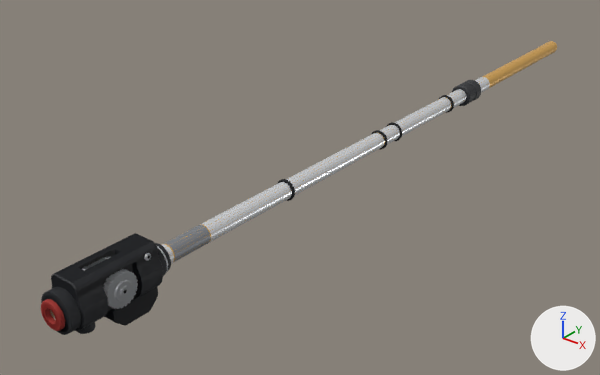
The glTF model assets/models/replicaParts/inside/aeg.glb, before and after one commit.
Rendered twice from a 50 mm camera at (0.23, -0.142, 0.219) aimed at (-0.03, 0.182, 0.018). The axes (+X, +Y, +Z) are drawn at lower right. The lights are the same throughout. The picture after the commit comes second. Vertices at exactly the same position are counted once.

The scene before the commit, as lines of its bpy script (objects in view):
```python
mat_chamber = principled_material('Chamber')
mat_chamber.base_color = (0.0232, 0.0252, 0.0296)  # dark grey #2a2c30
mat_chamber.roughness = 0.62
me_barrel_long_inside = bpy.data.meshes.new('barrel_long_Inside')
me_barrel_long_inside.from_pydata(...)  # 2522 vertices, 4980 faces; spans x -0.01..0.01, y -0.34..0.104, z -0.017..0.013
# faces by material slot: [600, 384, 2044, 1336, 92, 524]
me_barrel_long_inside.materials.append(mat_brass)  # orange #e6b25a
me_barrel_long_inside.materials.append(mat_rubber)  # black #1a1c1f
me_barrel_long_inside.materials.append(mat_chamber)  # dark grey #2a2c30
me_barrel_long_inside.materials.append(mat_steel)  # white #e2e5e8
me_barrel_long_inside.materials.append(mat_bore)  # black #070708
me_barrel_long_inside.materials.append(mat_bucking)  # red #a8322c
me_barrel_tightbore_inside = bpy.data.meshes.new('barrel_tightBore_Inside')
me_barrel_tightbore_inside.from_pydata(...)  # 4458 vertices, 8948 faces; spans x -0.01..0.01, y -0.34..-0.003, z -0.017..0.013
# faces by material slot: [4140, 104, 1008, 3080, 92, 524]
me_barrel_tightbore_inside.materials.append(mat_steel)  # white #e2e5e8
me_barrel_tightbore_inside.materials.append(mat_etch)  # grey #8a8e94
me_barrel_tightbore_inside.materials.append(mat_rubber)  # black #1a1c1f
me_barrel_tightbore_inside.materials.append(mat_chamber)  # dark grey #2a2c30
me_barrel_tightbore_inside.materials.append(mat_bore)  # black #070708
me_barrel_tightbore_inside.materials.append(mat_bucking)  # red #a8322c
ob_barrel_long_inside = bpy.data.objects.new('barrel_long_Inside', me_barrel_long_inside)
ob_barrel_long_inside.location = (0.0, 0.339, 0.044)
ob_barrel_tightbore_inside = bpy.data.objects.new('barrel_tightBore_Inside', me_barrel_tightbore_inside)
ob_barrel_tightbore_inside.location = (0.0, 0.339, 0.044)
```
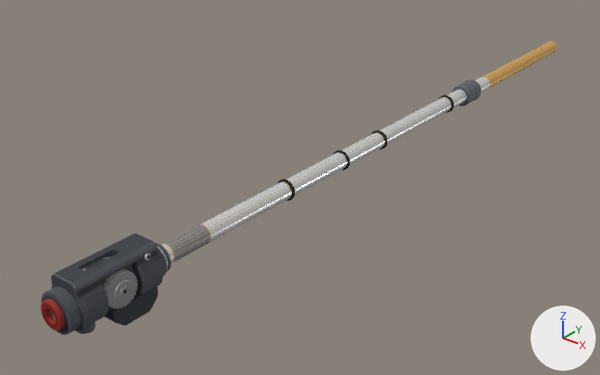
The change, as a list of edits to the scene's bpy script:
```text
Change mat_chamber:
    mat_chamber.base_color: (0.0232, 0.0252, 0.0296) -> (0.107, 0.117, 0.138)  # dark grey #2a2c30 -> dark grey #5c6068
Change me_barrel_long_inside:
    used by ob_barrel_long_inside; location = (0.0, 0.339, 0.044)
    remove me_barrel_long_inside.from_pydata(...)  # 2522 vertices, 4980 faces; spans x -0.01..0.01, y -0.34..0.104, z -0.017..0.013
    add me_barrel_long_inside.from_pydata(...)  # 2492 vertices, 4920 faces; spans x -0.01..0.01, y -0.34..0.104, z -0.017..0.013
    me_barrel_long_inside part 1: the loose piece of 96 vertices spanning x -0.005..0.005, y -0.206..-0.204, z -0.005..0.005 is moved by (0.0, 0.045, 0.0)
    me_barrel_long_inside part 2: the loose piece of 96 vertices spanning x -0.005..0.005, y -0.111..-0.109, z -0.005..0.005 is deleted
    other edits to the shape of me_barrel_long_inside do not show in these pictures
```

What differs and where, as boxes [x1, y1, x2, y2] in the pictures (600 x 375 px; the box of a moved part takes in the faces that stretch with it):
'barrel_tightBore_Inside', recoloured: [41, 79, 483, 335] in both
part 1 of me_barrel_long_inside, moved or reshaped: before [281, 180, 293, 200]; after [333, 150, 350, 170]
part 2 of me_barrel_long_inside, deleted: before [386, 122, 402, 141]
